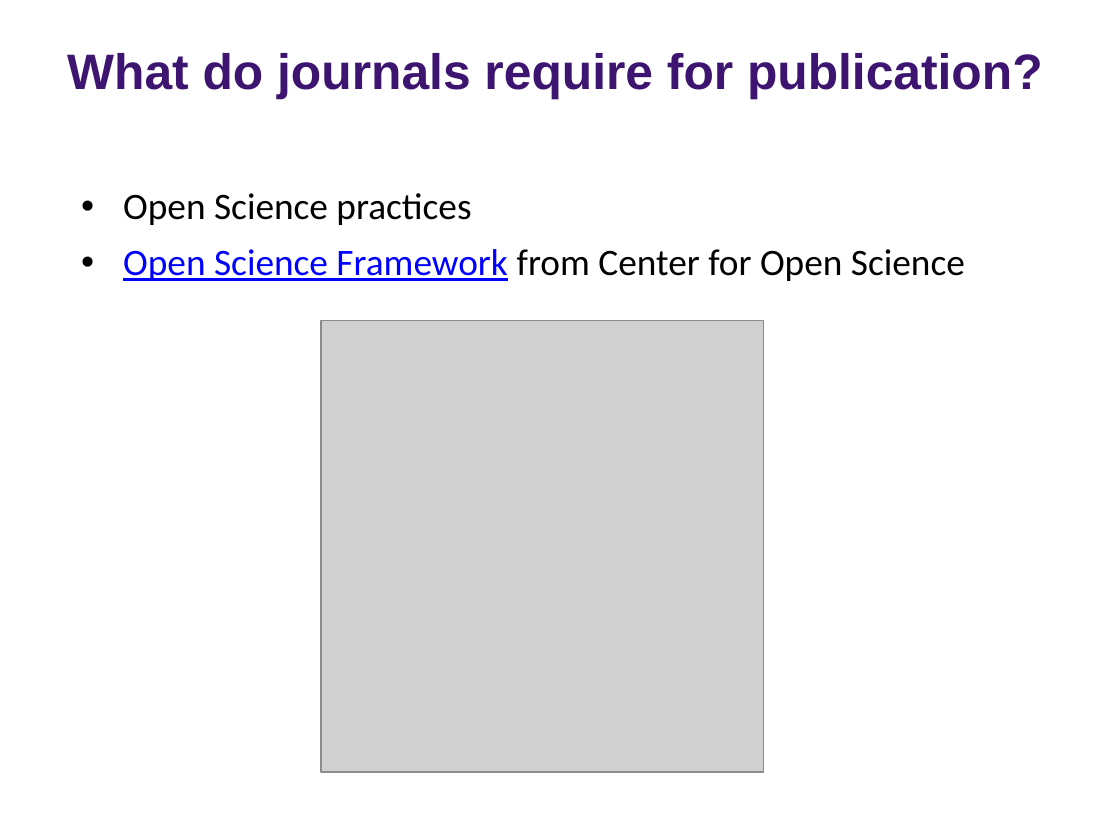
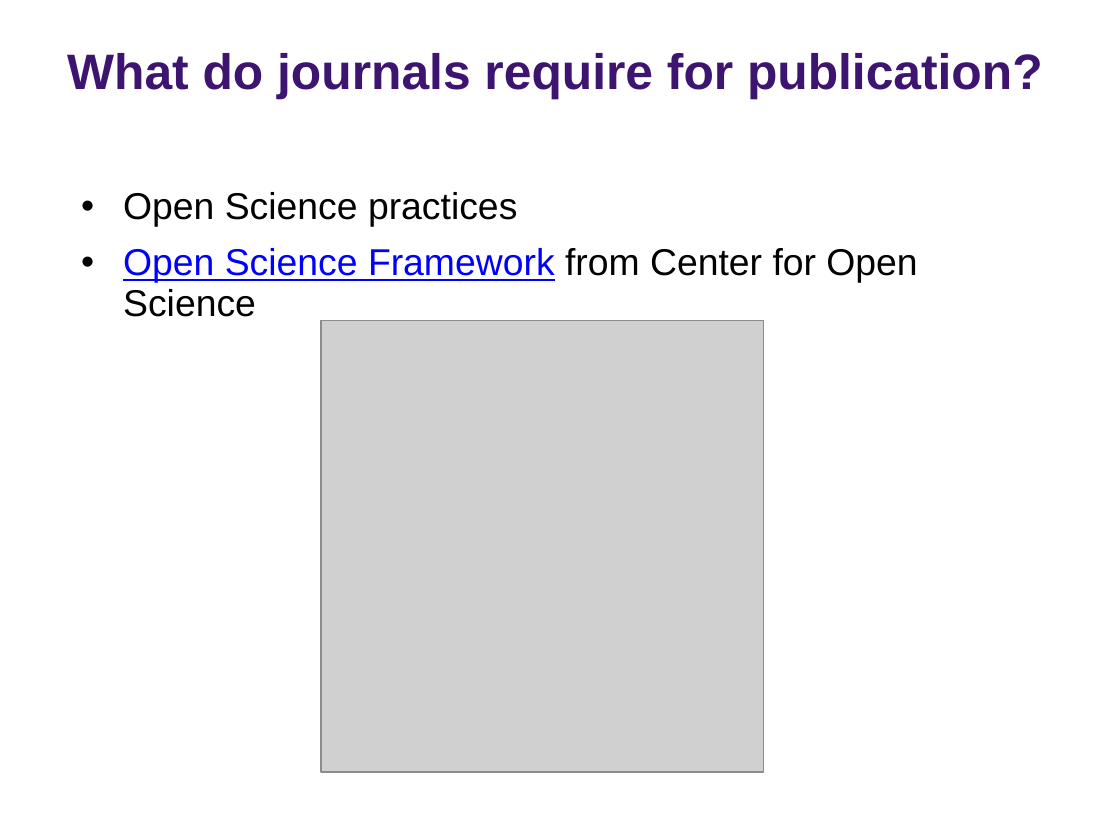
Before and after one commit to rs-kellogg/2023-phd-workshop, a slide deck: slide 4 of session-7-qualtrics/Session 7 - Qualtrics.pptx. Drawn at 1120x840 pixels with LibreOffice and Linux fonts; fonts in the diff are those of the drawing; grey boxes stand for pictures; background and template pictures are left out. Boxes give left, top, right and bottom in pixels: in the first picture for what was removed or moved away, otherwise in the second. Text is boxed around its words. In the diff, an @@ line names an element or a change of style, - is before the commit and + after.

```diff
--- a/session-7-qualtrics/Session 7 - Qualtrics.pptx
+++ b/session-7-qualtrics/Session 7 - Qualtrics.pptx
@@ text "Open Science practices" at [123, 192, 917, 317]: font Calibri to Arial @@
```
Also in this commit, not shown: 7 other slides changed, 6 slides added, 3 slides removed.
